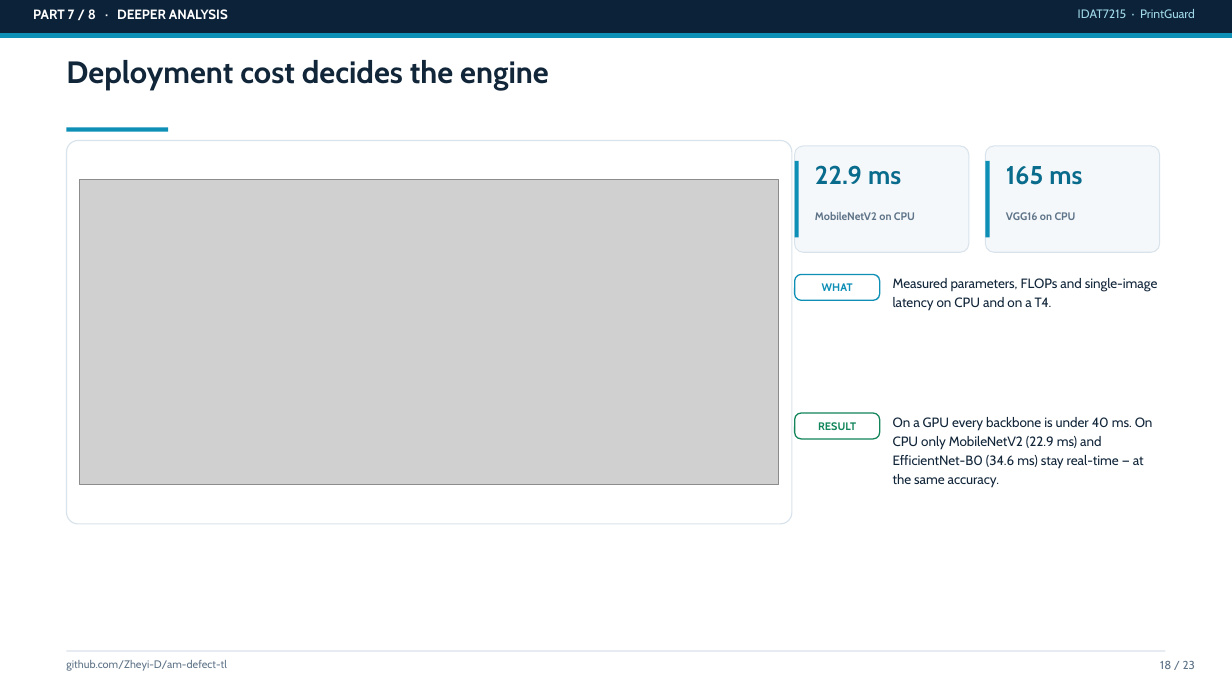
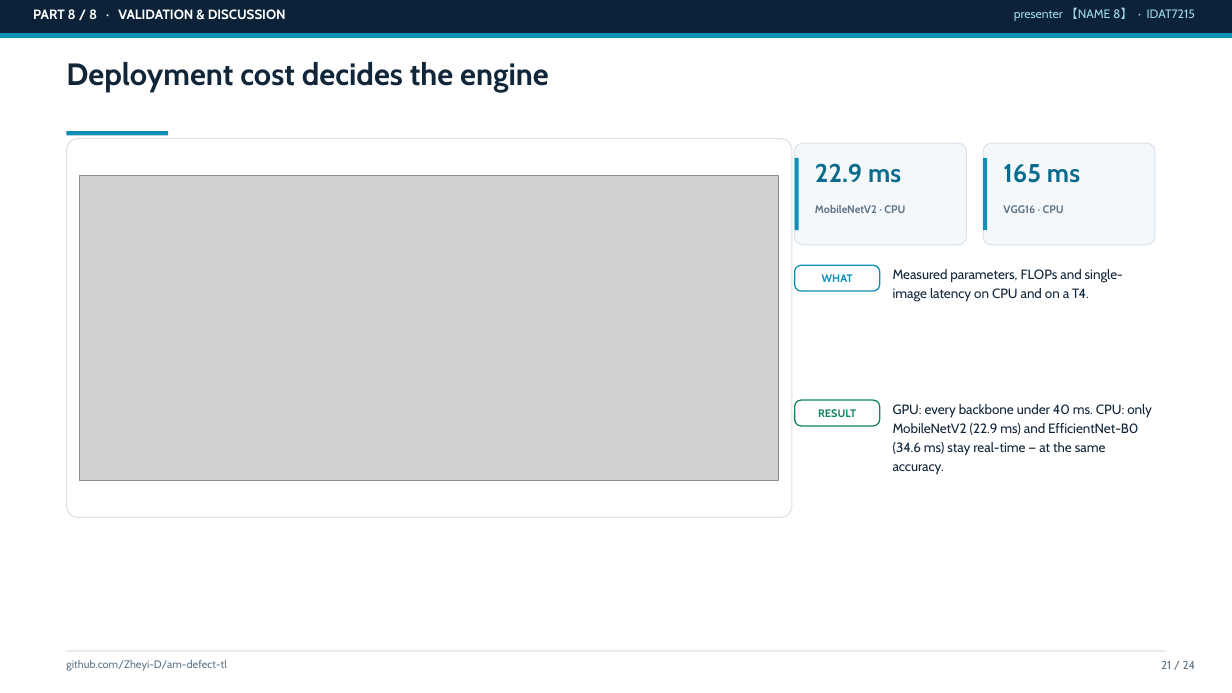
Before and after one commit to Zheyi-D/am-defect-tl, a slide deck: slide 21 of reports/slides_draft.pptx (slide 18 before the commit). Drawn at 1232x693 pixels with LibreOffice and Linux fonts; fonts in the diff are those of the drawing; grey boxes stand for pictures. Boxes give left, top, right and bottom in pixels: in the first picture for what was removed or moved away, otherwise in the second. Text is boxed around its words. In the diff, an @@ line names an element or a change of style, - is before the commit and + after.

```diff
--- a/reports/slides_draft.pptx
+++ b/reports/slides_draft.pptx
@@ text at (x1=33, y1=9, x2=286, y2=19): text changed @@
-PART 7 / 8 · DEEPER ANALYSIS
+PART 8 / 8 · VALIDATION & DISCUSSION
@@ text added at (x1=1014, y1=7, x2=1195, y2=21), 9.5 pt, text #9FD8E8 @@
+presenter 【NAME 8】 · IDAT7215
@@ text removed at (x1=1078, y1=9, x2=1195, y2=18) @@
-IDAT7215 · PrintGuard
@@ rectangle moved from (x1=67, y1=128, x2=168, y2=131) to (x1=67, y1=131, x2=168, y2=135) @@
@@ rounded rectangle resized from (x1=67, y1=140, x2=792, y2=524) to (x1=67, y1=139, x2=792, y2=518) @@
@@ rounded rectangle resized from (x1=795, y1=146, x2=970, y2=252) to (x1=795, y1=143, x2=967, y2=245) @@
@@ rounded rectangle resized from (x1=985, y1=146, x2=1160, y2=252) to (x1=983, y1=143, x2=1155, y2=245) @@
@@ picture moved from (x1=79, y1=180, x2=779, y2=485) to (x1=79, y1=176, x2=779, y2=481) @@
@@ rectangle resized from (x1=795, y1=161, x2=799, y2=238) to (x1=795, y1=158, x2=799, y2=230) @@
@@ rectangle resized from (x1=985, y1=161, x2=989, y2=238) to (x1=983, y1=158, x2=987, y2=230) @@
@@ text at (x1=815, y1=205, x2=905, y2=213): text changed @@
-MobileNetV2 on CPU
+MobileNetV2 · CPU
@@ text at (x1=1003, y1=205, x2=1064, y2=213): text changed @@
-VGG16 on CPU
+VGG16 · CPU
@@ text "WHAT" moved from (x1=822, y1=283, x2=853, y2=291) to (x1=822, y1=274, x2=853, y2=282) @@
@@ rounded rectangle moved from (x1=795, y1=274, x2=880, y2=300) to (x1=795, y1=265, x2=880, y2=291) @@
@@ text "Measured parameters, FLOPs and single-image ..." rewrapped from (x1=893, y1=278, x2=1158, y2=311) to (x1=893, y1=269, x2=1123, y2=302) @@
@@ text "RESULT" moved from (x1=818, y1=422, x2=856, y2=430) to (x1=818, y1=409, x2=856, y2=417) @@
@@ rounded rectangle moved from (x1=795, y1=413, x2=880, y2=439) to (x1=795, y1=400, x2=880, y2=426) @@
@@ text at (x1=893, y1=404, x2=1152, y2=475): text changed @@
-On a GPU every backbone is under 40 ms. On CPU only MobileNetV2 (22.9 ms) and EfficientNet-B0 (34.6 ms) stay real-time — at the same accuracy.
+GPU: every backbone under 40 ms. CPU: only MobileNetV2 (22.9 ms) and EfficientNet-B0 (34.6 ms) stay real-time — at the same accuracy.
@@ text at (x1=1161, y1=661, x2=1196, y2=669): text changed @@
-18 / 23
+21 / 24
```
Also in this commit, not shown: 18 other slides changed, 5 slides added, 4 slides removed, 2 other files.
